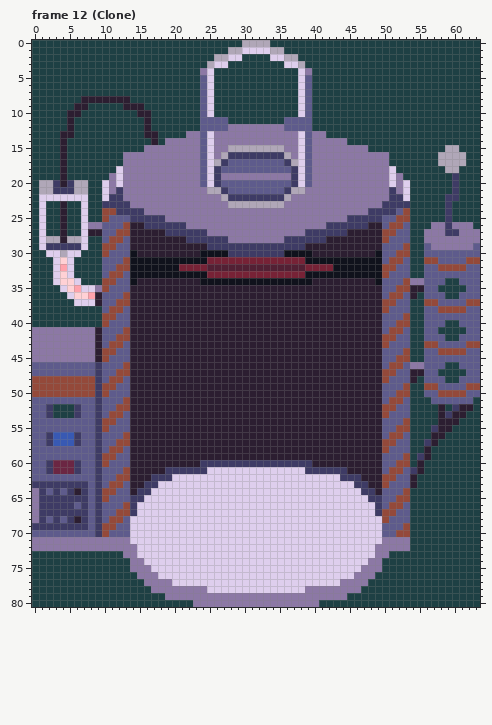
Two states of a pixel-art file, CloningMachine/CloningMachineNew.aseprite. The picture above was drawn from the file before the commit.
64x81 pixels, 61 frames. Colours within 5 levels of each other are drawn and written as one. Shown: frame 12 (Clone). The commit also changed other frames, which this record leaves out.
After:
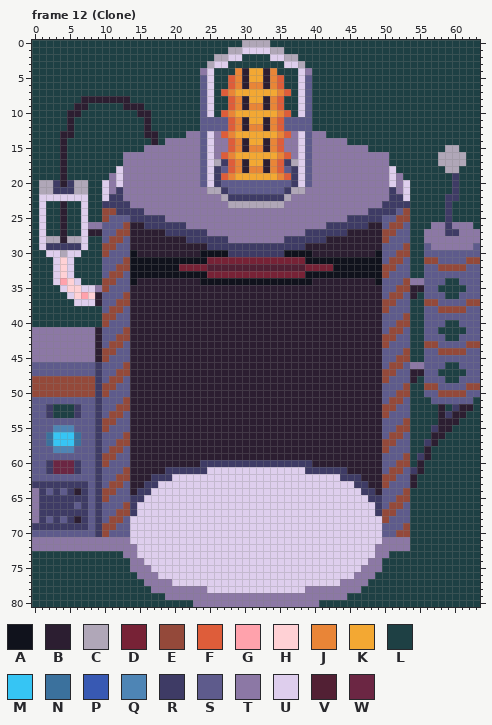
Palette (. is transparent): A #10121c  B #2c1e31  C #b0a7b8  D #772236  E #94493a  F #de5d3a  G #ffa2ac  H #ffd1d5  J #e98537  K #f3a833  L #1e4044  M #36c5f4  N #3b719d  P #3859b3  Q #4e85b5  R #3e3b65  S #5e5b8c  T #8c78a5  U #deceed  V #522034  W #6b2643
Diff:
--- frame 12 (Clone), layers "Hat", "Extras"
@@ x 25..38 @@
  3 CUULLLLLLLLUUC
- 4 ULLLLLLLLLLLLU
- 5 ULLLLLLLLLLLLU
- 6 ULLLLLLLLLLLLU
- 7 ULLLLLLLLLLLLU
- 8 ULLLLLLLLLLLLU
- 9 ULLLLLLLLLLLLU
-10 ULLLLLLLLLLLLU
-11 SSSLLLLLLLLSSS
-12 SSSTTTTTTTTSSS
-13 UTTTTTTTTTTTTU
-14 UTTTTTTTTTTTTU
-15 UTTCCCCCCCCTTU
-16 UTCRRRRRRRRCTU
-17 UCRSSSSSSSSRCU
-18 URSSSSSSSSSSRU
-19 URTTTTTTTTTTRU
+ 4 ULLLJBKKBJLLLU
+ 5 ULLFJBKKBJFLLU
+ 6 ULLFJBJJBJFLLU
+ 7 ULFJKKKKKKJFLU
+ 8 ULLFJBKKBJFLLU
+ 9 ULLFJBJJBJFLLU
+10 ULFJKKKKKKJFLU
+11 SSSFJBKKBJFSSS
+12 SSSFJBJJBJFSSS
+13 UTFJKKKKKKJFTU
+14 UTTFJBKKBJFTTU
+15 UTTFJBJJBJFTTU
+16 UTFJKKKKKKJFTU
+17 UCRFJBKKBJFRCU
+18 URSFJBJJBJFSRU
+19 URFJKKKKKKJFRU
 20 URSSSSSSSSSSRU
@@ x 2..10 @@
 31 LUHULLLLS
-32 LUGULLLLS
+32 LUHULLLLS
 33 LUHULLLLS
-34 LUHHULLLE
-35 LLUHGUUTE
-36 LLLUHHGBS
+34 LUGHULLLE
+35 LLUHHUUTE
+36 LLLUHGHBS
 37 LLLLUUUBS
@@ x 0..8 @@
 54 SSSSSSSSS
-55 SSSSSSSSS
-56 SSRPPPRSS
-57 SSRPPPRSS
-58 SSSSSSSSS
+55 SSSQQQSSS
+56 SSNMMMNSS
+57 SSNMMMNSS
+58 SSSQQQSSS
 59 SSSSSSSSS
